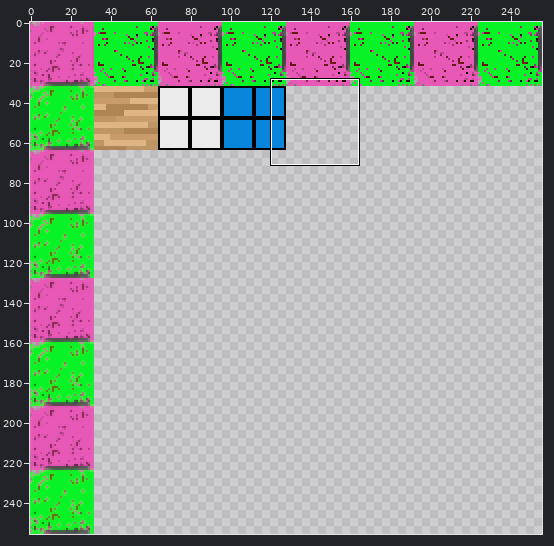
Edited in one commit: sprite sheet (boden2.png). The picture above shows the old version from afar; the outline marks the close-up.
Close-up. Old version:
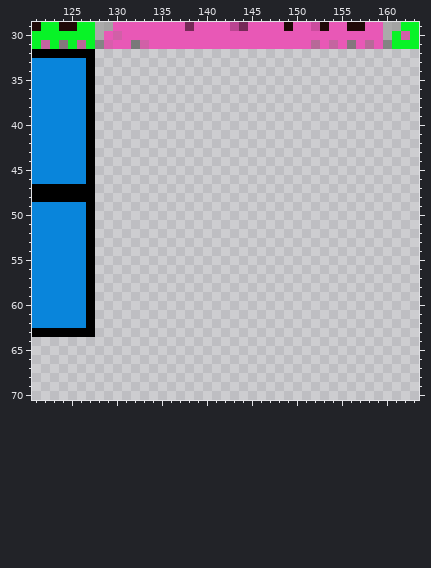
The file is 256x256 pixels. Colours within 5 levels of each other are drawn and written as one. Shown: x 121..163, y 29..70.
After the commit:
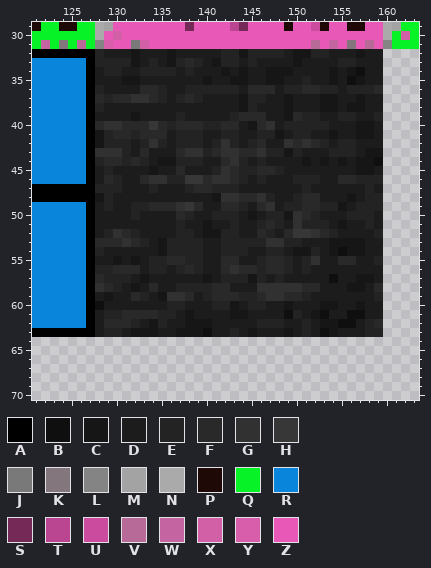
Palette (. is transparent): A #000000  B #0f0f0f  C #161616  D #1c1c1c  E #232323  F #292929  G #313131  H #373737  J #797979  K #84767d  L #848484  M #a3a3a3  N #aaaaaa  P #1f0907  Q #08f327  R #0985db  S #752957  T #ba4591  U #cb4c9e  V #b76998  W #c464a0  X #d160a7  Y #d85eac  Z #e858b6
Diff:
@@ x 121..163 @@
 31 QWQKQVQLYZZJXZZZZZZZZZZZZZZZZZZVZWZKZVZLQQQ
-32 AAAAAAA....................................
-33 RRRRRRA....................................
-34 RRRRRRA....................................
-35 RRRRRRA....................................
-36 RRRRRRA....................................
-37 RRRRRRA....................................
-38 RRRRRRA....................................
-39 RRRRRRA....................................
-40 RRRRRRA....................................
-41 RRRRRRA....................................
-42 RRRRRRA....................................
-43 RRRRRRA....................................
-44 RRRRRRA....................................
-45 RRRRRRA....................................
-46 RRRRRRA....................................
-47 AAAAAAA....................................
-48 AAAAAAA....................................
-49 RRRRRRA....................................
-50 RRRRRRA....................................
-51 RRRRRRA....................................
-52 RRRRRRA....................................
-53 RRRRRRA....................................
-54 RRRRRRA....................................
-55 RRRRRRA....................................
-56 RRRRRRA....................................
-57 RRRRRRA....................................
-58 RRRRRRA....................................
-59 RRRRRRA....................................
-60 RRRRRRA....................................
-61 RRRRRRA....................................
-62 RRRRRRA....................................
-63 AAAAAAA....................................
+32 AAAAAAAEDDDCDDDCDDDDDEECEEEEDCCEEDDDCDD....
+33 RRRRRRAEEEECDEDCEFEDCEEDEDDDDCDDDDEEDDD....
+34 RRRRRRADEEDDEEEEDEDDDCDCDDCCCDDDDCDCBDD....
+35 RRRRRRADDDCCDDDDDDDCDDCCDDCCDDEDDCDBCDD....
+36 RRRRRRAEDDDDFFEDDEEEEEEDFFFDEEFFEEDEEEF....
+37 RRRRRRAFEFFGGFEDEFEDDDDCEEDDCDDDCCDDCDD....
+38 RRRRRRAEDDDDDDDDDDDDDDDCEDDDCDDDCCDCCDD....
+39 RRRRRRADDDDCDDDDEDDDDDEFFFDDCFEEDDEEDDE....
+40 RRRRRRAFGGFFFHFEFFFEEFFDCFGDEEEEEDDDCCD....
+41 RRRRRRACEFFEFFFDEEEDDEEDDEECDEEDDCDDCCD....
+42 RRRRRRACEEEDEGEDEEEDEGEDEFDDGFGFEDEEDDD....
+43 RRRRRRAGGGEDFDDDFGGEFGGFFGEECEDDDEEEDCC....
+44 RRRRRRAEFFEFEDCCEEEDDFGEDEDDDDCDCDCDCCB....
+45 RRRRRRADEDDDDCDDFDDDEGFEEFFEDDDDDDDDCCD....
+46 RRRRRRADFEDDFGGEEHHFGGFEDEDDDEEEDDFFEEE....
+47 AAAAAAAEEEDDDEDDDEFFEEEDDDDDDDEDDDDDDED....
+48 AAAAAAACEDDDDDDDDDDDCGGFFGEDDEFFDDDCDEE....
+49 RRRRRRADEDDEEFFFGHFDDFFEDFGDEEFFEECDEEE....
+50 RRRRRRADDDDEDDDDFEDDEEEDCDEECGFEDDDEEED....
+51 RRRRRRADDDDDDDDDEDDCDDEDDEFEDGEEEDCDDED....
+52 RRRRRRADEGFEDDDDEEDCCEEDDFEDFHHGFEDDDDE....
+53 RRRRRRAFFFGFEDCEEEEDDEEEEEGGEEDDDCCCCDD....
+54 RRRRRRAEDDDDDDCEEEEDDEEEDDEEDCCEDCBCCDD....
+55 RRRRRRADDCDCDEEFFEEDDFFDDEFFEDEGDDFFDDE....
+56 RRRRRRAEEFFFDEEDEFEDDFGFFEFFEDEDDDDDDDD....
+57 RRRRRRAFEEEDCDDDDDDCDEEECEDEDDDDDBDDCCD....
+58 RRRRRRAGFEDCDFDDEEEEFFDDDGGGGGFFDDDCCDF....
+59 RRRRRRADCDDFEDCGGFDEFFFEEFGGFFEDDDDDDDE....
+60 RRRRRRABDDDDDDDEEDDDEECDEEDDCDDDCCDDCDD....
+61 RRRRRRADEEFFFFEEDCDDDDCCDDDDBEDCBDDBBDD....
+62 RRRRRRADFFFEDCEDDCCCDDDDDEEEDDEDCCBBDEF....
+63 AAAAAAADEEDCCCDDCCCBDDEDCDDDCDEDBCDDDEE....
 64 ...........................................
